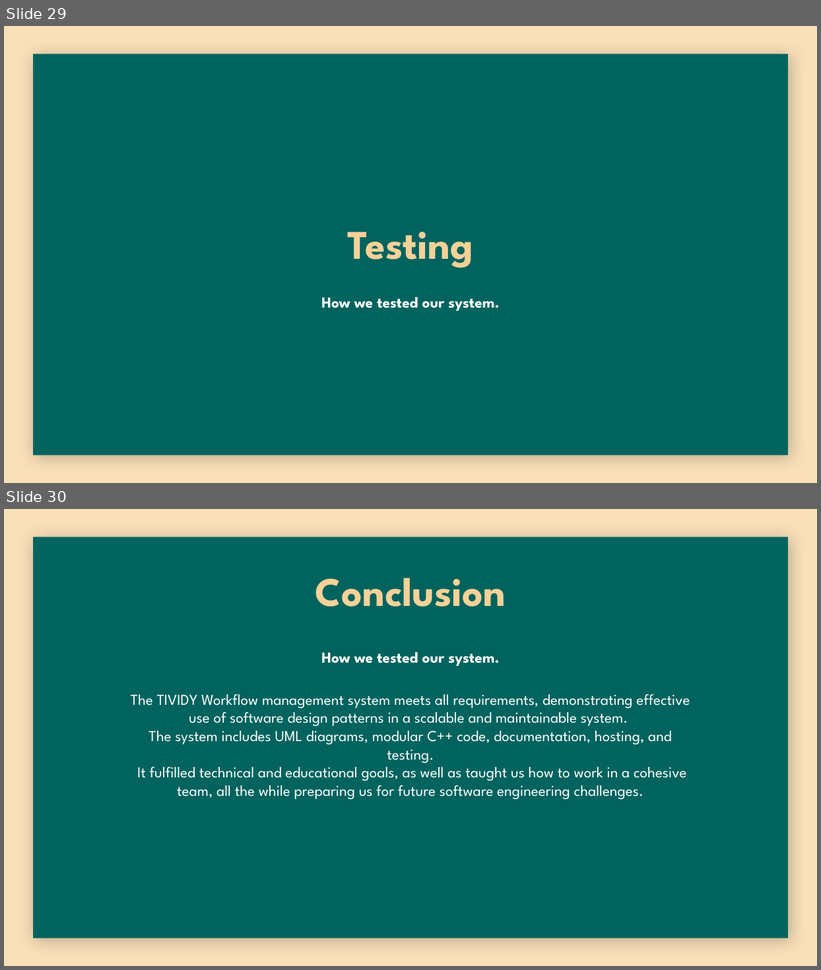
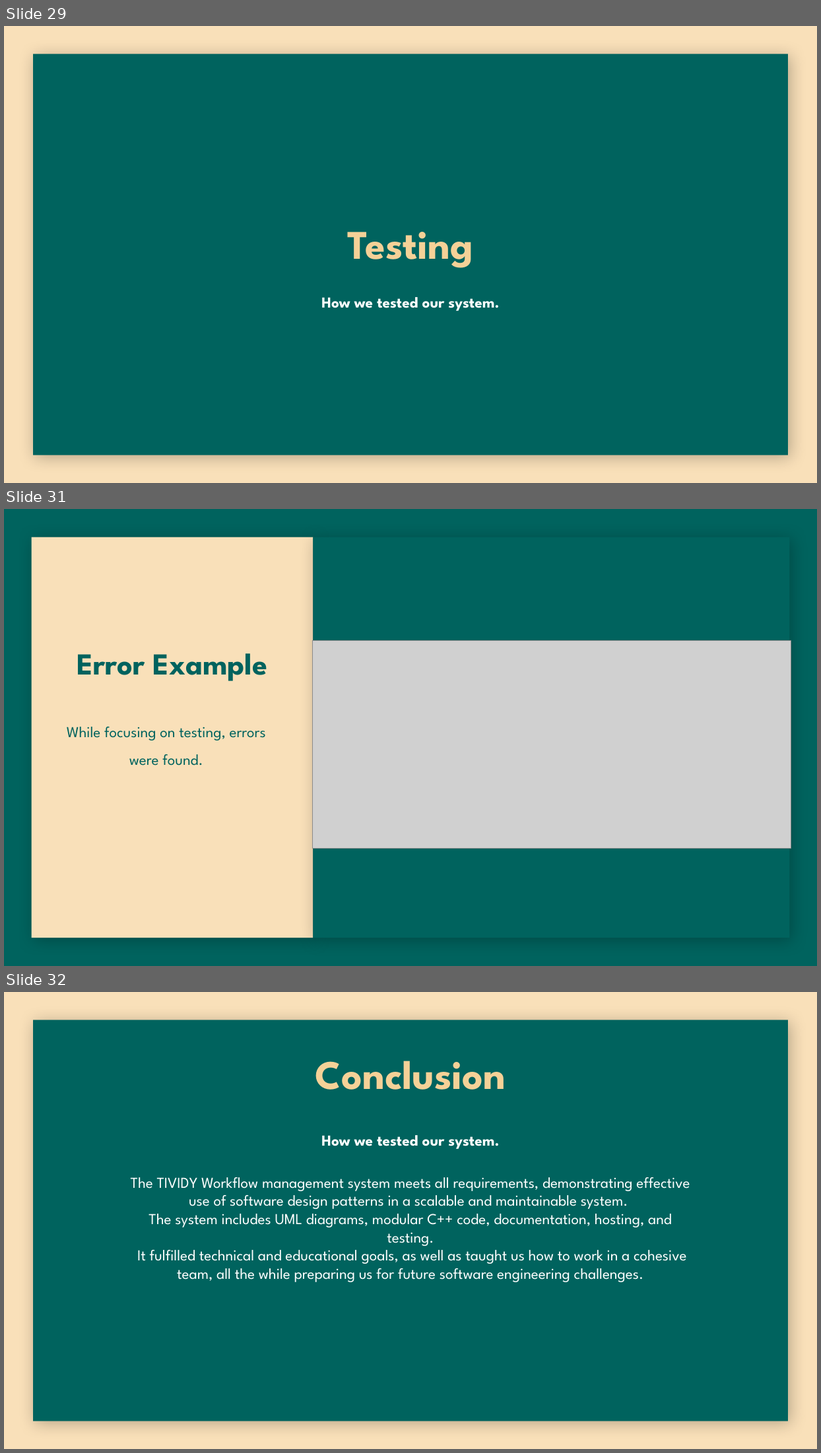
Before and after one commit to yashGhela/cos214prac6, a slide deck: Presentation/TIVIDY-Presentation.pptx. Shown one above the other, each under a label of ours: slides 29 and 30 before the commit, slides 29, 31 and 32 after it; the slides between them are not shown. The pictures are 821x970 and 821x1453 pixels, drawn with LibreOffice and Linux fonts; fonts in the diff are those of the drawing; grey boxes stand for pictures; background and template pictures are left out. Boxes give left, top, right and bottom in pixels: in the first picture for what was removed or moved away, otherwise in the second. Text is boxed around its words. In the diff, an @@ line names an element or a change of style, - is before the commit and + after.

```diff
--- a/Presentation/TIVIDY-Presentation.pptx
+++ b/Presentation/TIVIDY-Presentation.pptx
@@ slide 31 added at (4,509,817,966), background #00635D @@
@@ rectangle added at (32,537,314,938), fill #F9E0B9 @@
@@ rectangle added at (314,537,789,938), fill #00635D @@
@@ picture added at (313,641,791,848) @@
@@ title added at (77,654,267,681), 36 pt, text #00635D, bold @@
+Error Example
@@ text added at (67,727,266,766), 18 pt, text #00635D @@
+While focusing on testing, errors were found.
@@ what was slide 30 is now slide 32 @@
```
Also in this commit, not shown: 1 slide changed, 1 other slide added, 5 other files.
